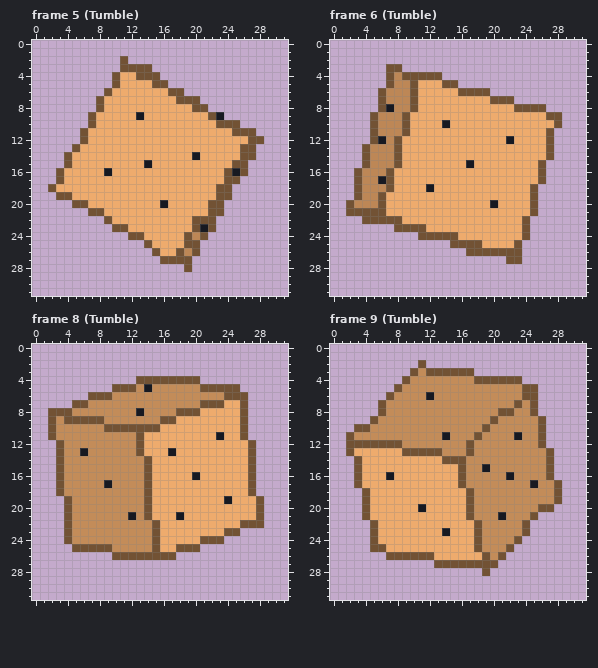
A pixel-art file gets an edit: assets/source/aseprite/rolls/exploding_d6.aseprite. This is how it looked before the edit.
32x32 pixels, 24 frames. Colours within 5 levels of each other are drawn and written as one. Shown: frame 5 (Tumble), frame 6 (Tumble), frame 8 (Tumble), frame 9 (Tumble). The commit also changed other frames, which this record leaves out.
After the commit:
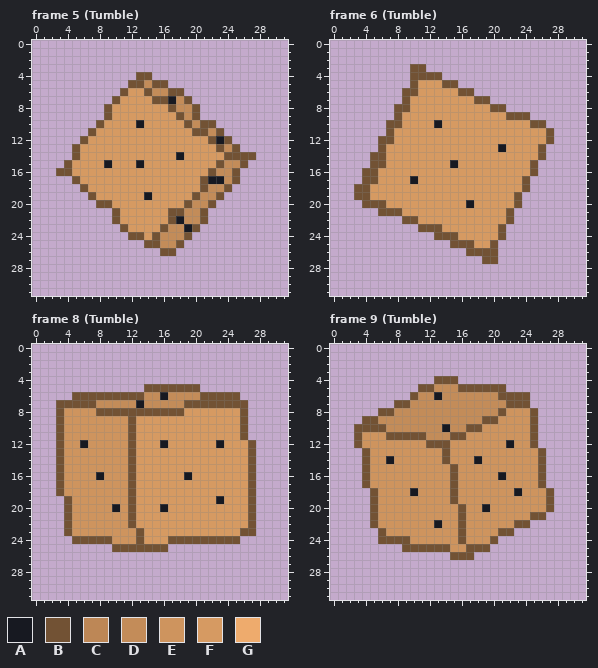
Palette (. is transparent): A #171921  B #725234  C #bd8756  D #c38c59  E #ce945e  F #d69a62  G #eeab6d
Diff:
Changed rows in their new state; - is an unchanged pixel.
Frame 5 (Tumble):
first column x 2:
 2 ---------.-----------------
 3 ---------....--------------
 4 --------...--.-------------
 5 --------..BBD--------------
 6 -------..BFFBDD------------
 7 ------..BFFFFBBAD-.--------
 8 ------.BFFFFFFFBDD-.-------
 9 -----..BFFFFFFFFBDB...-----
10 -----.BFFFFAFFFFFBDBB...---
11 ----.BFFFFFFFFFFFFBBDB....-
12 -----FFFFFFFFFFFFFFFBAB....
13 ----FFFFFFFFFFFFFFFFFBDB..-
14 --.BFFFFFFFFFFFFAFFFFFBB---
15 ---FFFFAFFFAFFFFFFFFFBDD---
16 --BFFFFFFFFFFFFFFFFFBDDB.--
17 -..BFFFFFFFFFFFFFFFBAAD----
18 ....BFFFFFFFFFFFFFFBDD-----
19 -....BFFFFFFAFFFFFBDD-.----
20 ---...BBFFFFFFFFFBDD-.-----
21 -----...BFFFFFFBBDDB..-----
22 -------.BFFFFFFBADD-.------
23 --------.-FFFFBDDA-..------
24 ------------FBDDD-..-------
25 -------------BDDB..--------
26 -------------.BB...--------
27 --------------....---------
28 -----------------.---------
Frame 6 (Tumble):
first column x 2:
 3 -----..-BB-----------------
 4 -----...-------------------
 5 -----...-FFF---------------
 6 ----...B-FFFFF--..---------
 7 ----...BFFFFFFFFBB...------
 8 ----..BBFFFFFFFFFFBB.....--
 9 ---...BFFFFFFFFFFFFFBBB....
10 ---..BBFFFFAFFFFFFFFFFFBB..
11 ---..BFFFFFFFFFFFFFFFFFFF--
12 ---.BBFFFFFFFFFFFFFFFFFFF--
13 --..BFFFFFFFFFFFFFFAFFFFB.-
14 --.BBFFFFFFFFFFFFFFFFFFFB.-
15 --.BBFFFFFFFFAFFFFFFFFFB.--
16 -.BBFFFFFFFFFFFFFFFFFFFB.--
17 -.BBFFFFAFFFFFFFFFFFFFB..--
18 --BFFFFFFFFFFFFFFFFFFFB.---
19 --BFFFFFFFFFFFFFFFFFFB..---
20 ..BB-FFFFFFFFFFAFFFFFB..---
21 ....-BBFFFFFFFFFFFFFB...---
22 --.....BBFFFFFFFFFFFB..----
23 ------...-BBFFFFFFFB...----
24 ---------..---FFFFFB...----
25 ----------------FFB...-----
26 -------------------...-----
27 -----------------BB-..-----
Frame 8 (Tumble):
first column x 2:
 4 -----------........--------
 5 --------....BBBBBBB.....---
 6 ---BB---BBBB--A----BBB--.--
 7 -BB--B-----A-----BB---BB---
 8 .-EEEEBBBBBBBBBB-FFFFFFF---
 9 .BEEEEEEEEBFFFFFFFFFFFFF---
10 .BEEEEEEEE-FFFFFFFFFFFFF---
11 .BEEEEEEEEBFFFFFFFFFFFFF---
12 --EEAEEEEEBFFFAFFFFFFAFFF--
13 --EEEEEEEEBFFFFFFFFFFFFFF--
14 --EEEEEEEEBFFFFFFFFFFFFFF--
15 --EEEEEEEEBFFFFFFFFFFFFFF--
16 --EEEEAEEEBFFFFFFAFFFFFFF--
17 --EEEEEEEEBFFFFFFFFFFFFFF--
18 --EEEEEEEEBFFFFFFFFFFFFFF--
19 ---EEEEEEEBFFFFFFFFFFAFFFB.
20 ---EEEEEAEBFFFAFFFFFFFFFFB.
21 ---EEEEEEEBFFFFFFFFFFFFFFB.
22 ---EEEEEEEBFFFFFFFFFFFFFF-.
23 ---EEEEEEEEBFFFFFFFFFFFFBB-
24 --.BBBBBEEEBFFFBBBB---BB---
25 ---.....BBBBB-B....--------
26 --------........-----------
Frame 9 (Tumble):
first column x 2:
 2 ---------.-----------------
 3 --------........-----------
 4 -------....BBB........-----
 5 ------...BB---BBBBBB....---
 6 -----...B-DA-------BBB-.---
 7 ----..BB------------B-B.---
 8 -----B--------------EEE----
 9 --B--------------B-EEEEB.--
10 ---BB-------A--BBEEEEEEB.--
11 .BEEEBBBBB--DBBEEEEEEEEB.--
12 .-EEEEEEEEBBBEEEEEEEAEEB.--
13 ..BEEEEEEEEEBEEEEEEEEEEEB.-
14 -.BEEAEEEEEE-EEEAEEEEEEEB.-
15 -.BEEEEEEEEEEBEEEEEEEEEEB.-
16 -.BEEEEEEEEEEBEEEEEAEEEEB.-
17 -.BEEEEEEEEEEBEEEEEEEEEEB..
18 --.BEEEEAEEEEBEEEEEEEAEEEB.
19 --.BEEEEEEEEEBEEEEEEEEEEEB.
20 --.BEEEEEEEEEEBEEAEEEEEEE--
21 --.BEEEEEEEEEEBEEEEEEEE-B--
22 ----EEEEEEEAEEBEEEEEEB-----
23 ---.BEEEEEEEEEBEEEEBB..----
24 ---.BBBBEEEEEEBEEEB...-----
25 ---....BBBBBBEEB-B...------
26 -----........BBB....-------
27 -----------........--------
28 -----------------.---------
Changed places in both pictures, as pixel boxes (x1, y1, x2, y2):
changed: (48, 56, 264, 272)
changed: (346, 64, 562, 264)
changed: (48, 376, 264, 560)
changed: (346, 360, 562, 576)
